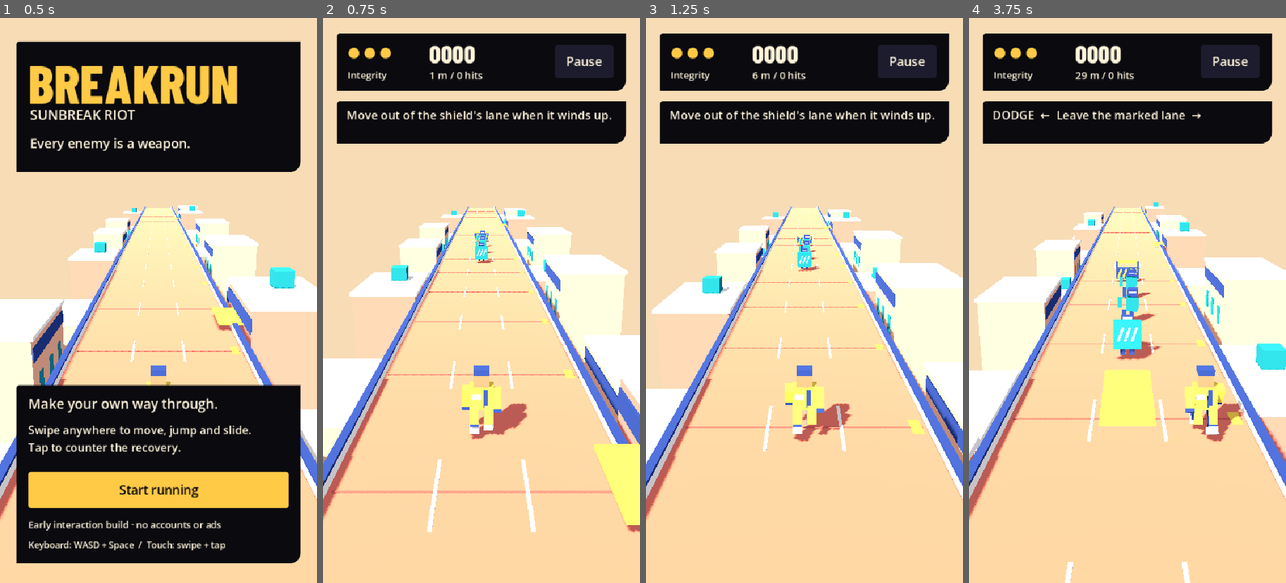
Above: before the commit, frames 1-4 (left to right).
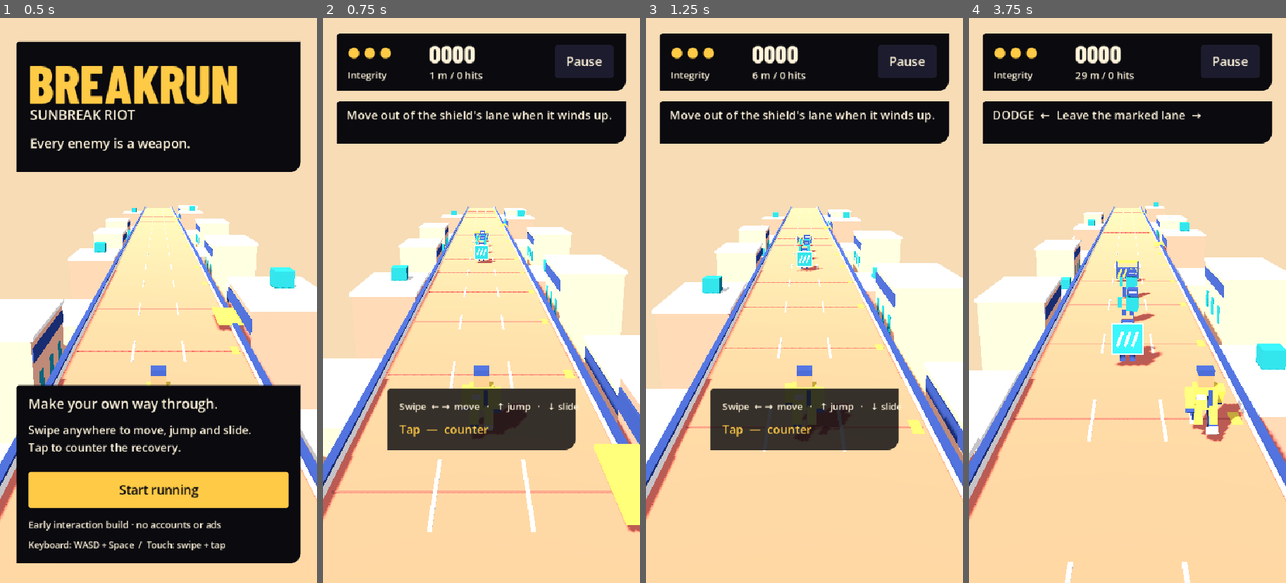
Above: after the commit, the same moments.

Repository: jiracipika/breakrun
Game: Godot game, scene res://scenes/main.tscn
The game is run twice, just before and just after one commit, with the same random seed, the same clock (stepped at 60 frames per second) and the same inputs.
Inputs (mouse positions are in pixels of both pictures, inside the frame that each line leads up to):
- Up to frame 1 (0.5 s): no input
- Up to frame 2 (0.75 s): click "Start running" at 0.5 s
- Up to frame 3 (1.25 s): no input
- Up to frame 4 (3.75 s): tap Enter at 1.25, 1.35, 3.05 s; move the mouse to (1197, 272) at 1.27 s; hold D 1.28-2 s; click (1197, 272) at 1.42 s; tap Space at 1.52, 1.82, 2.85 s; tap R at 1.55 s; drag from (1064, 328) to (1111, 413) at 2.02 s; move the mouse to (1159, 176) at 2.77 s; hold D 2.78-3.5 s; drag from (1111, 413) to (1032, 215) at 3.52 s

Frame 1 is identical in both runs. In frame 2, 6.6% of the frame differs, in the area x 20-81%, y 39-77%; in frame 3, 6.6%, in the area x 20-81%, y 40-77%; in frame 4, 2.3%.

Commit message:
Teach, distinguish, celebrate: self-hiding gesture legend, counter FOV kick + impact burst, framed shield identity, phantom warning-lane fix
- Legend panel in the vacated button-bar space shows the swipe/tap grammar at run start; hides on first action or after 5s (test-first in test_scene)
- Successful counter kicks camera FOV +6 easing back to base and bursts six opaque paper/saffron shards; both reduced-motion-gated and cleared on restart (test-first in test_input_scene)
- Shield robot: paper-framed teal plate + coral beacon reads distinct from the barrier; bash lunge translates toward the player
- Fix: dodge-warning lane re-triggered for a launched shield flying back through z 6-12, stamping a phantom gold slab after every counter; warning now requires phase 'approach'
- Launched shields tumble away at 62% scale; capture review drove both visual fixes
- Suites: 11/11, 245 assertions

Diff:
--- a/scripts/art/sunbreak_world.gd
+++ b/scripts/art/sunbreak_world.gd
@@ -113,8 +113,14 @@
 			box(actor, Vector3(0.25, 0.6, 0.25), Vector3(side * 0.23, 0.35, 0), COBALT)
 			box(actor, Vector3(0.27, 0.60, 0.27), Vector3(side * 0.5, 1.1, 0), TEAL)
 		if kind == "shield":
-			box(actor, Vector3(1.28, 1.4, 0.22), Vector3(0, 1.0, 0.53), TEAL)
+			# Paper-framed teal plate so the shield robot reads distinct from
+			# the cobalt-and-saffron barrier, plus a coral head beacon. The
+			# frame stays near body size: oversized plates read as slabs when
+			# the launched robot tumbles.
+			box(actor, Vector3(1.5, 1.46, 0.14), Vector3(0, 1.05, 0.54), PAPER)
+			box(actor, Vector3(1.32, 1.28, 0.2), Vector3(0, 1.05, 0.53), TEAL)
 			for i in range(3):
-				var slash := box(actor, Vector3(0.13, 0.70, 0.25), Vector3(-0.32 + i * 0.32, 1.0, 0.54), PAPER)
+				var slash := box(actor, Vector3(0.14, 0.72, 0.24), Vector3(-0.34 + i * 0.34, 1.05, 0.55), PAPER)
 				slash.rotation.z = -0.35
+			box(actor, Vector3(0.52, 0.16, 0.52), Vector3(0, 2.06, 0), CORAL)
 	return actor
--- a/scripts/main.gd
+++ b/scripts/main.gd
@@ -17,6 +17,11 @@
 var hud: Control
 var pause_overlay: Control
 var result_overlay: Control
+var legend: Panel
+var _legend_age: float = 0.0
+var _legend_done: bool = false
+var camera: Camera3D
+var burst_pieces: Array = []
 var score_label: Label
 var life_label: Label
 var distance_label: Label
@@ -68,6 +73,7 @@
 	camera.fov = 62
 	camera.far = 180
 	add_child(camera)
+	self.camera = camera
 	camera.look_at(Vector3(0, 1.0, -14))
 	interface = CanvasLayer.new()
 	interface.name = "Interface"
@@ -178,6 +184,12 @@
 	panel(hud, Rect2(24, 141, 492, 72), INK)
 	instruction = label(hud, "", Rect2(40, 150, 456, 58), 20)
 	instruction.autowrap_mode = TextServer.AUTOWRAP_WORD_SMART
+	# Gesture legend in the space the old button bar vacated: the whole screen
+	# is the controller now, and this teaches it until the player acts.
+	legend = panel(hud, Rect2(110, 630, 320, 104), Color(INK, 0.82))
+	legend.name = "Legend"
+	label(legend, "Swipe  ← →  move   ·   ↑ jump   ·   ↓ slide", Rect2(20, 18, 280, 30), 16)
+	label(legend, "Tap  —  counter", Rect2(20, 54, 280, 32), 20, GOLD)
 	hud.visible = false
 
 func _build_overlays() -> void:
@@ -231,6 +243,12 @@
 	previous_counters = 0
 	previous_hp = 3
 	kick_timer = 0.0
+	_legend_age = 0.0
+	_legend_done = false
+	legend.visible = true
+	for burst in burst_pieces:
+		burst["node"].free()
+	burst_pieces.clear()
 	for node in enemy_nodes.values():
 		node.free()
 	enemy_nodes.clear()
@@ -258,6 +276,8 @@
 
 func dispatch_action(action: String) -> void:
 	model.act(action)
+	_legend_done = true
+	legend.visible = false
 	_sync_ui()
 
 ## A finished pointer is either a swipe direction or a tap; taps attack.
@@ -379,6 +399,10 @@
 		hit_flash.modulate.a = minf(1.0, hit_flash_time / 0.22)
 	else:
 		hit_flash.visible = false
+	if model.state == "running" and legend.visible and not _legend_done:
+		_legend_age += delta
+		if _legend_age >= 5.0:
+			legend.visible = false
 	_sync_ui()
 	# Read-only observability for local debugging; kept out of release exports.
 	if OS.has_feature("web") and OS.is_debug_build():
@@ -400,6 +424,30 @@
 			return "A hurdle tripped you — jump or slide."
 		_:
 			return "Dodge first. Counter the open ring."
+
+## Opaque impact shards flung from the counter lane (art bible: cards, not clouds).
+func _spawn_burst() -> void:
+	var origin := Vector3(model.last_counter_lane * 2.5, 0.9, -1.2)
+	for i in range(6):
+		var piece := Art.box(world, Vector3(0.24, 0.08, 0.02), origin, PAPER if i % 2 == 0 else Art.SAFFRON)
+		var angle := TAU * float(i) / 6.0
+		burst_pieces.append({"node": piece,
+			"velocity": Vector3(cos(angle) * 3.4, sin(angle) * 2.2 + 1.4, -0.8),
+			"spin": randf_range(-7.0, 7.0), "age": 0.0})
+
+func _update_bursts(delta: float) -> void:
+	var surviving: Array = []
+	for burst in burst_pieces:
+		burst["age"] += delta
+		if burst["age"] < 0.38:
+			var node: MeshInstance3D = burst["node"]
+			node.position += burst["velocity"] * delta
+			burst["velocity"] = burst["velocity"] + Vector3(0.0, -9.0 * delta, 0.0)
+			node.rotation.z += burst["spin"] * delta
+			surviving.append(burst)
+		else:
+			burst["node"].free()
+	burst_pieces = surviving
 
 func _sync_ui() -> void:
 	title.visible = model.state == "title"
@@ -457,12 +505,17 @@
 	if model.counter_count > previous_counters:
 		kick_timer = 0.32
 		previous_counters = model.counter_count
+		if not reduced_motion:
+			_spawn_burst()
 	kick_timer = maxf(0.0, kick_timer - delta)
 	if kick_timer > 0 and not reduced_motion:
 		runner.get_node("LegR").rotation.x = -1.6
 		runner.rotation.z = 0.23 * (model.lane - model.last_counter_lane)
+		camera.fov = 62.0 + 6.0 * (kick_timer / 0.32)
 	else:
 		runner.rotation.z = 0.0
+		camera.fov = 62.0
+	_update_bursts(delta)
 	var index: int = 0
 	for tile in world.get_node("Tiles").get_children():
 		tile.position.z = 9.0 - fposmod(index * 8.0 - model.distance, 144.0)
@@ -485,6 +538,8 @@
 		if enemy.phase == "launched":
 			actor.rotation.x += model.time * 9.0  # tumbling spin while flying
 			actor.position.y = 0.35
+			# Cartwheel away small: a full-size flat plate reads as a slab.
+			actor.scale = Vector3(0.62, 0.62, 0.62)
 		elif enemy.phase == "approach" and enemy.kind == "dummy":
 			# Idle sway so stacked dummies don't merge into one clump.
 			actor.rotation.z = 0.05 * sin(model.time * 3.0 + float(enemy.id))
@@ -497,10 +552,13 @@
 		elif enemy.phase == "bash":
 			# Forward lunge wind-up: rocks toward the player as it attacks.
 			actor.rotation.x = -0.20 - 0.16 * sin(model.time * 18.0)
+			actor.position.z += 0.5 + 0.35 * sin(model.time * 18.0)
 		elif enemy.phase == "recovery":
 			# Exposed lean-back invites the counter.
 			actor.rotation.x = 0.26
-		if enemy.kind == "shield" and enemy.z <= 12 and enemy.z > 6:
+		# Warn only for an approaching shield: a launched one re-enters this
+		# z band flying away and must not resurrect the dodge warning.
+		if enemy.kind == "shield" and enemy.phase == "approach" and enemy.z <= 12 and enemy.z > 6:
 			warning_lane.visible = true
 			warning_lane.position = Vector3(enemy.lane * 2.5, -0.04, -3.0)
 		if enemy.kind == "shield" and enemy.phase == "recovery" and enemy.z >= 2:
--- a/tests/test_input_scene.gd
+++ b/tests/test_input_scene.gd
@@ -90,6 +90,11 @@
 		game._physics_process(1.0 / 60.0)
 	key(KEY_SPACE)
 	check(game.model.counter_count == 1, "keyboard dodge and counter work in integrated scene")
+	game._physics_process(1.0 / 60.0)
+	check(game.camera.fov > 62.0, "counter kicks the camera fov")
+	for i in range(40):
+		game._physics_process(1.0 / 60.0)
+	check(absf(game.camera.fov - 62.0) < 0.01, "camera fov settles back after the counter kick")
 	for i in range(60):
 		game._physics_process(1.0 / 60.0)
 	check(game.model.chain_count == 1 and game.model.score == 587, "projectile clears checkpoint through integrated scene")
--- a/tests/test_scene.gd
+++ b/tests/test_scene.gd
@@ -40,6 +40,12 @@
 				game.pause_run()
 				game.dispatch_action("right")
 				check(game.model.lane == 1, "UI action reaches logical movement")
+				var legend: Control = game.get_node_or_null("Interface/HUD/Legend")
+				check(legend != null and not legend.visible, "legend hides after the first action")
+				game.start_run()
+				check(legend.visible, "gesture legend shows at run start")
+				game._physics_process(6.0)
+				check(not legend.visible, "legend hides itself after five seconds")
 				game.model.hp = 0
 				game.model.state = "dead"
 				game._physics_process(0.01)
Not shown, added: docs/plans/007-teach-distinguish-celebrate.md
Not shown, changed: web/index.pck
